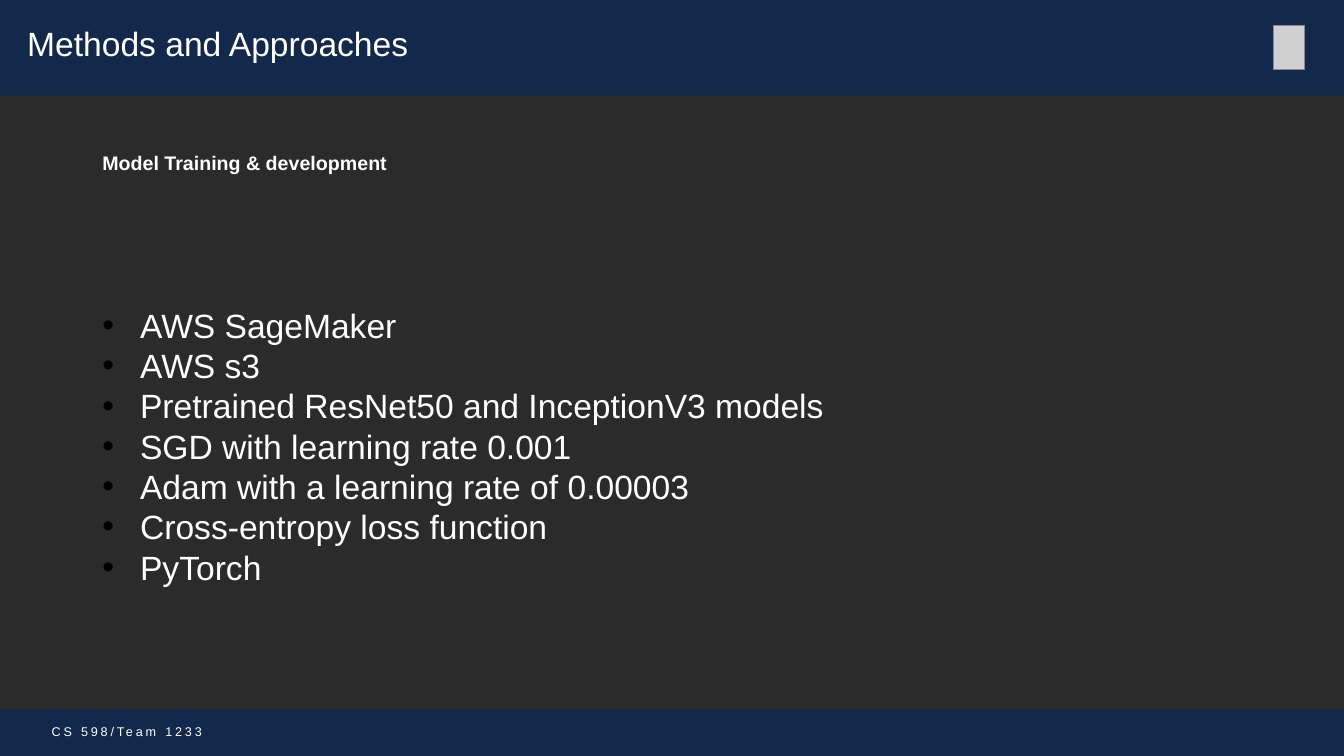
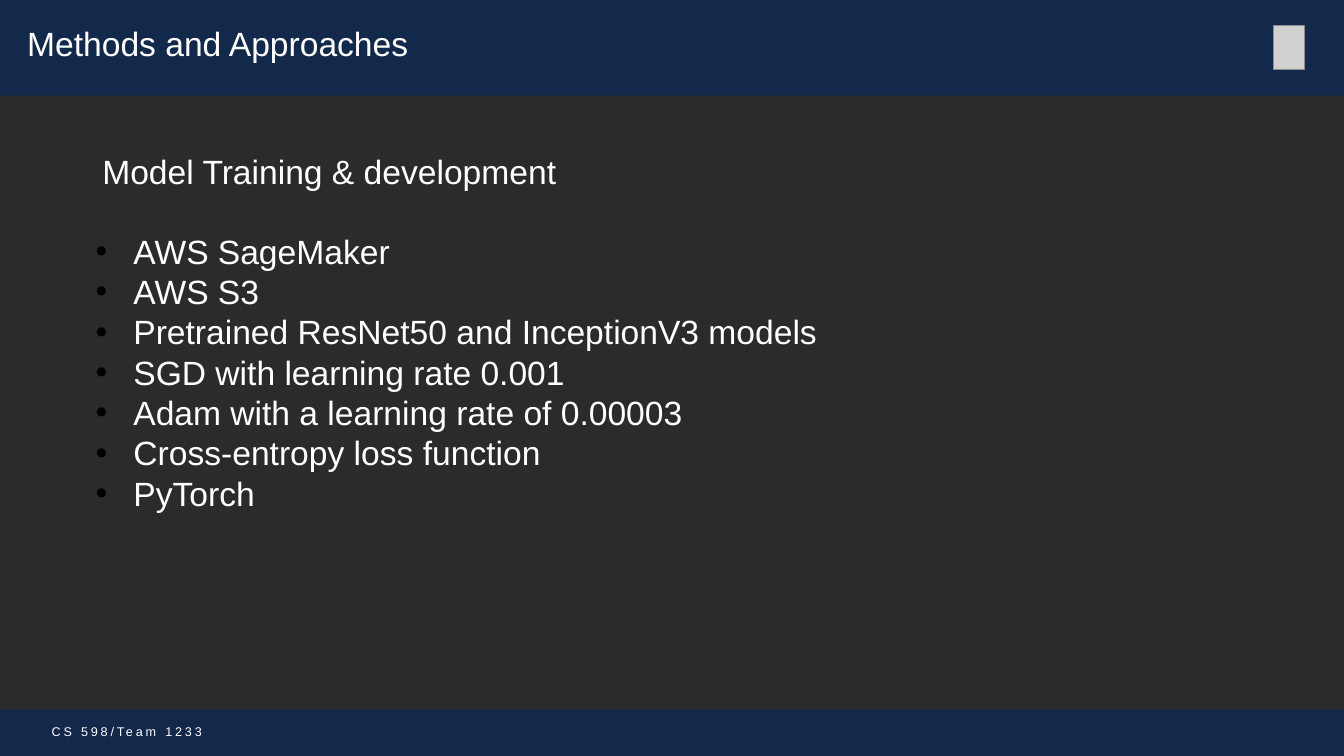
Before and after one commit to mohitbhadauria10/DL-Project, a slide deck: slide 5 of Presentation_Team_1233 _mike.pptx. Drawn at 1344x756 pixels with LibreOffice and Linux fonts; fonts in the diff are those of the drawing; grey boxes stand for pictures; background and template pictures are left out; a plain dark background stands for a picture behind light text. Boxes give left, top, right and bottom in pixels: in the first picture for what was removed or moved away, otherwise in the second. Text is boxed around its words. In the diff, an @@ line names an element or a change of style, - is before the commit and + after.

```diff
--- a/Presentation_Team_1233 _mike.pptx
+++ b/Presentation_Team_1233 _mike.pptx
@@ text "Model Training & development" at [102,159,556,191]: size 14 to 24 pt, bold off @@
@@ text "AWS SageMaker": place and size @@
-text "AWS SageMaker" at [140,313,823,587]
+text "AWS SageMaker" at [133,239,816,513]
@@ text at [133,280,259,305]: text changed @@
-• AWS s3
+• AWS S3
```
Also in this commit, not shown: 4 other slides changed, 4 other files.
